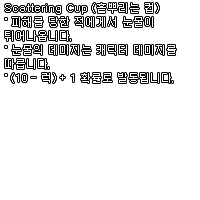
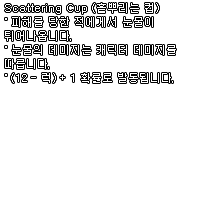
Layered file, before and after one edit (200 x 200). Changes by layer:
painted on "Scattering Cup (흩뿌리는 컵) ˚ 피해를 당한 적에게서 눈물이 튀어나옵니다. ˚ 눈물의 데미지는 캐릭" over left=22, top=77, right=27, bottom=82
